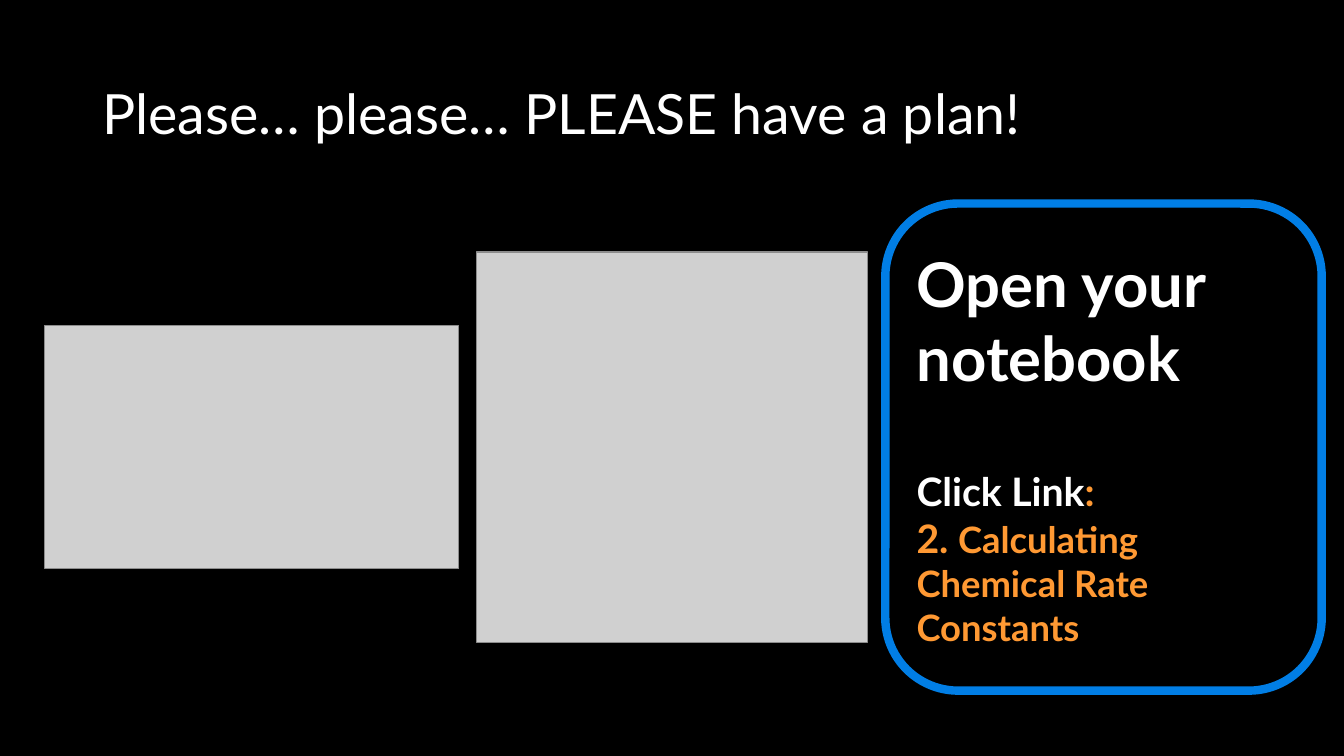
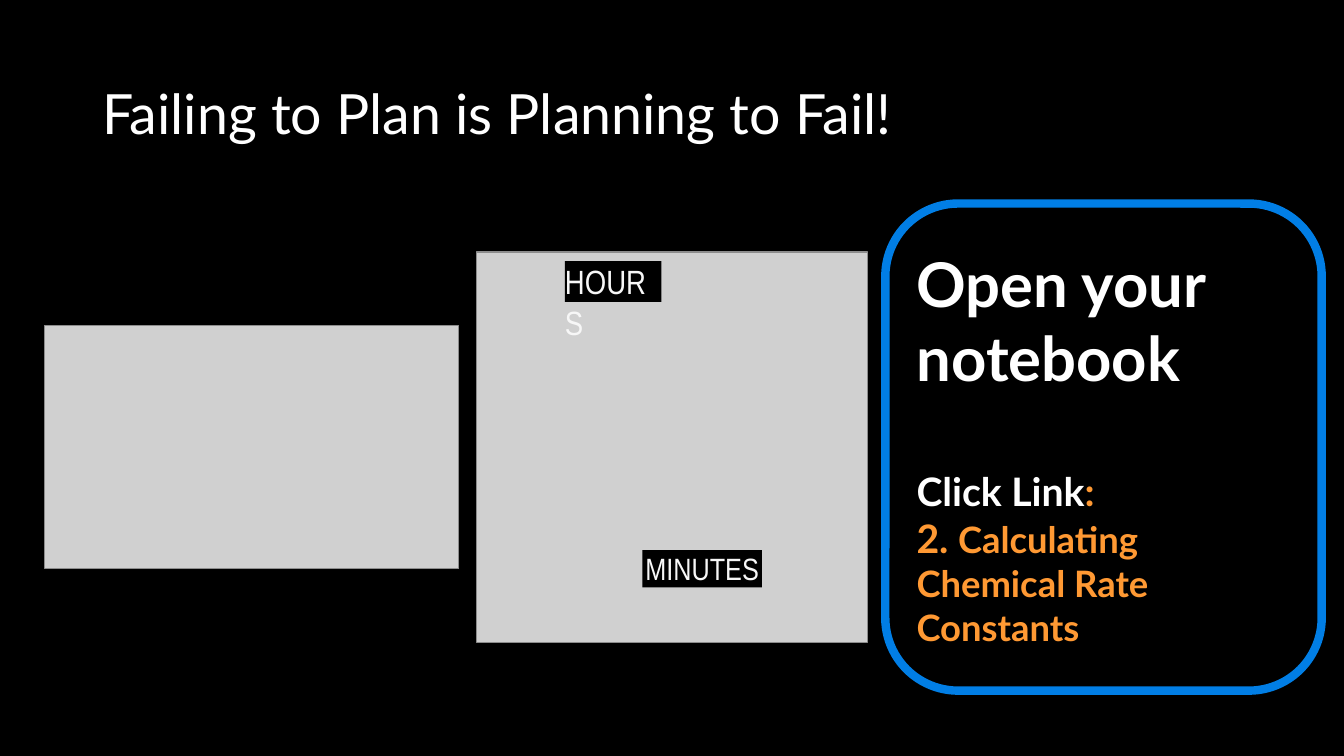
Before and after one commit to APS106/APS106-winter-2022-material, a slide deck: slide 29 of lectures/week1/lecture3/slides/week1_lecture3.pptx (slide 25 before the commit). Drawn at 1344x756 pixels with LibreOffice and Linux fonts; fonts in the diff are those of the drawing; grey boxes stand for pictures; background and template pictures are left out. Boxes give left, top, right and bottom in pixels: in the first picture for what was removed or moved away, otherwise in the second. Text is boxed around its words. In the diff, an @@ line names an element or a change of style, - is before the commit and + after.

```diff
--- a/lectures/week1/lecture3/slides/week1_lecture3.pptx
+++ b/lectures/week1/lecture3/slides/week1_lecture3.pptx
@@ title at bbox=[102, 93, 891, 144]: text changed @@
-Please… please… PLEASE have a plan!
+Failing to Plan is Planning to Fail!
@@ rectangle added at bbox=[566, 261, 662, 301], fill #000000, 24 pt, text #F7F7F7 @@
+HOURS
@@ rectangle added at bbox=[642, 551, 762, 588], fill #000000, 22 pt, text #F7F7F7 @@
+MINUTES
```
Also in this commit, not shown: 4 other slides changed, 6 slides added, 1 slide removed, 13 other files.
